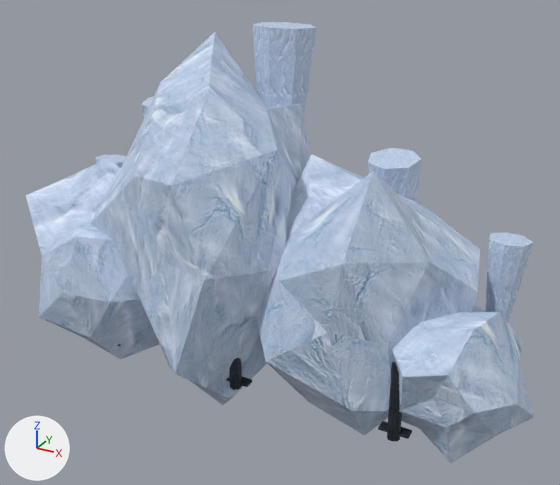
One commit to the glTF model game/assets/world/aetherfall/ice_planet/glacier_shelf.glb: the scene before it, then after it.
The view is the same before and after, from a 50 mm camera at (23.7, -39.9, 29.1) aimed at (1.4, 0.8, 8.8). Lighting does not change. The marker at lower left points along +X, +Y and +Z. The older version comes first. Where no turn or scale is listed for an object, it has been applied to the vertices.

Before the edit, the objects in view are built like this:
```python
ob_frozenanchor_11_5 = bpy.data.objects.new('FrozenAnchor_11.5', me_cylinder_004)
ob_frozenanchor_11_5.location = (11.5, -3.6, 2.55)
ob_glaciermasscrown = bpy.data.objects.new('GlacierMassCrown', me_icosphere_001)
ob_glaciermasscrown.location = (-2.8, -0.3, 9.2)
ob_glaciermasseast = bpy.data.objects.new('GlacierMassEast', me_icosphere_002)
ob_glaciermasseast.location = (7.4, 0.4, 6.4)
ob_glaciermassfoot = bpy.data.objects.new('GlacierMassFoot', me_icosphere_003)
ob_glaciermassfoot.location = (13.8, -0.5, 3.8)
ob_glaciermasswest = bpy.data.objects.new('GlacierMassWest', me_icosphere)
ob_glaciermasswest.location = (-11.5, -0.5, 5.0)
ob_iceshard_1 = bpy.data.objects.new('IceShard_1', me_cone_001)
ob_iceshard_1.location = (-8.8, 3.8, 8.25)
ob_iceshard_2 = bpy.data.objects.new('IceShard_2', me_cone_002)
ob_iceshard_2.location = (-0.4, 3.8, 11.0)
ob_iceshard_3 = bpy.data.objects.new('IceShard_3', me_cone_003)
ob_iceshard_3.location = (8.2, 3.8, 7.5)
ob_iceshard_4 = bpy.data.objects.new('IceShard_4', me_cone_004)
ob_iceshard_4.location = (15.1, 3.8, 5.3)
```
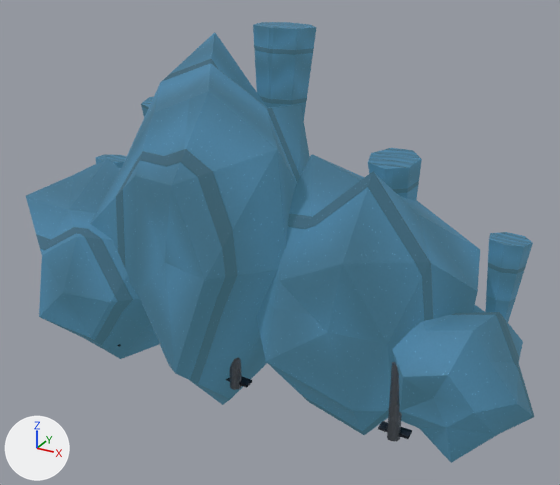
Location of each change, (x1, y1, x2, y2) in pixels of the pictures (560 x 485 px):
'GlacierMassCrown', surface changed (darker): (90, 32, 310, 405) in both
'GlacierMassEast', surface changed (darker): (257, 154, 480, 435) in both
'GlacierMassFoot', surface changed (darker): (392, 305, 534, 463) in both
'GlacierMassWest', surface changed (darker): (26, 158, 159, 359) in both
'IceShard_2', surface changed (darker): (253, 22, 316, 119) in both
'IceShard_4', surface changed (darker): (485, 232, 533, 322) in both
'IceShard_3', surface changed (darker): (368, 148, 422, 199) in both
'IceShard_0', surface changed (darker): (96, 155, 127, 168) in both
'IceShard_1', surface changed: (141, 96, 154, 117) in both

The change, as a list of edits to the scene's bpy script:
```text
Add img_aetherfall_ice_rock_orm:
    img_aetherfall_ice_rock_orm = load_image('aetherfall_ice_rock_orm', '../textures/60f3253fc2a9216c3cf6bca8a4258cedc6c81b87fda1be5bc1762b35336d80a5.png', 1024, 1024, 'Non-Color')
Add img_aetherfall_ice_rock:
    img_aetherfall_ice_rock = load_image('aetherfall_ice_rock', '../textures/ac6bbce606991f052aa0c13ab6491d484545011bfa6d11eaa19e6a9fc4f4f153.png', 1024, 1024, 'sRGB')
Add img_aetherfall_ice_rock_normal:
    img_aetherfall_ice_rock_normal = load_image('aetherfall_ice_rock_normal', '../textures/b5ec3e98b60a20e1efae39523cf12f18ef3c3395720c22e614825c2b051fcc71.png', 1024, 1024, 'Non-Color')
Change mat_glacialice:
    remove # nodes: BsdfPrincipled, NormalMap, OutputMaterial, SeparateColor, TexImage x3
    remove # uses the picture img_aether_ice
    remove # uses the picture img_aether_ice_normal
    remove # uses the picture img_aether_ice_orm
    nodes: BsdfPrincipled, Mapping x3, NormalMap, OutputMaterial, SeparateColor, TexImage x3, UVMap x3
    colours: dark cyan #305561
    uses the picture img_aetherfall_ice_rock
    uses the picture img_aetherfall_ice_rock_normal
    uses the picture img_aetherfall_ice_rock_orm
Change mat_blueiceshadow:
    remove # nodes: BsdfPrincipled, NormalMap, OutputMaterial, SeparateColor, TexImage x3
    remove # uses the picture img_aether_ice
    remove # uses the picture img_aether_ice_normal
    remove # uses the picture img_aether_ice_orm
    nodes: BsdfPrincipled, Mapping x3, NormalMap, OutputMaterial, SeparateColor, TexImage x3, UVMap x3
    colours: dark cyan #305561
    uses the picture img_aetherfall_ice_rock
    uses the picture img_aetherfall_ice_rock_normal
    uses the picture img_aetherfall_ice_rock_orm
```
